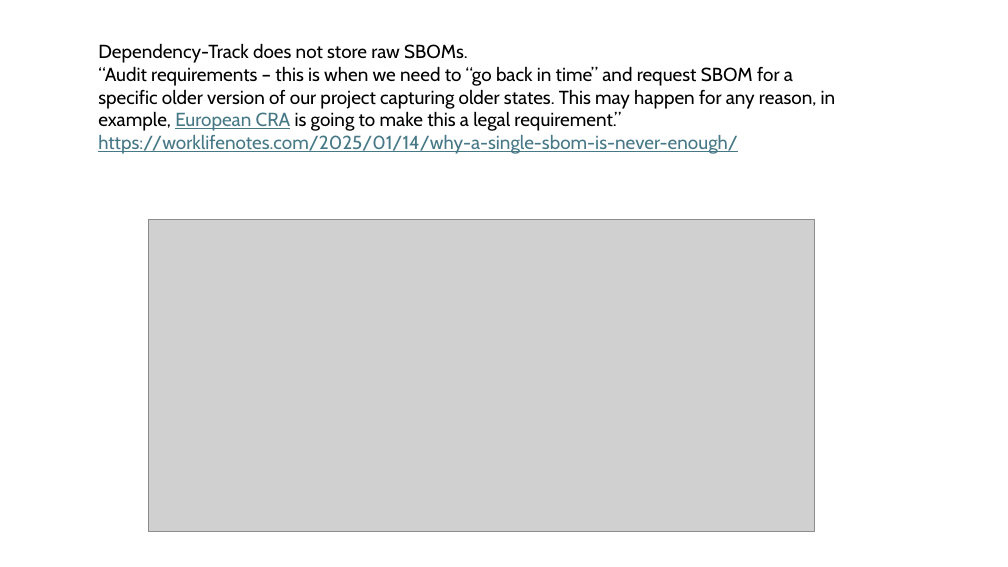
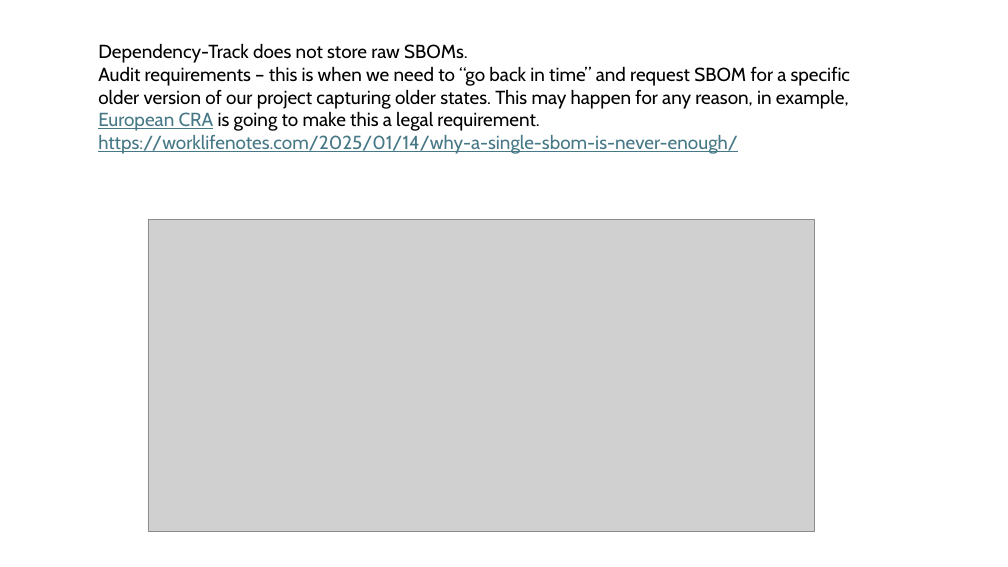
Before and after one commit to avergnaud/sboms, a slide deck: slide 11 of SBOM.pptx. Drawn at 1008x567 pixels with LibreOffice and Linux fonts; fonts in the diff are those of the drawing; grey boxes stand for pictures. Boxes give left, top, right and bottom in pixels: in the first picture for what was removed or moved away, otherwise in the second. Text is boxed around its words. In the diff, an @@ line names an element or a change of style, - is before the commit and + after.

```diff
--- a/SBOM.pptx
+++ b/SBOM.pptx
@@ text at [98, 66, 850, 131]: text changed @@
-“Audit requirements – this is when we need to “go back in time” and request SBOM for a specific older version of our project capturing older states. This may happen for any reason, in example, European CRA is going to make this a legal requirement.”
+Audit requirements – this is when we need to “go back in time” and request SBOM for a specific older version of our project capturing older states. This may happen for any reason, in example, European CRA is going to make this a legal requirement.
```
Also in this commit, not shown: 1 other slide changed, 1 slide added, 4 other files.
